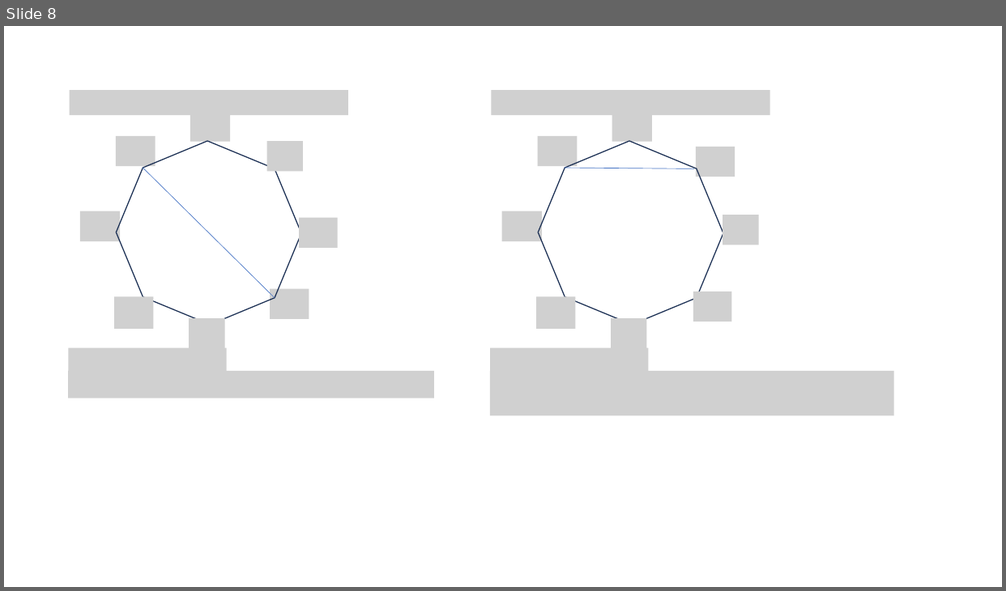
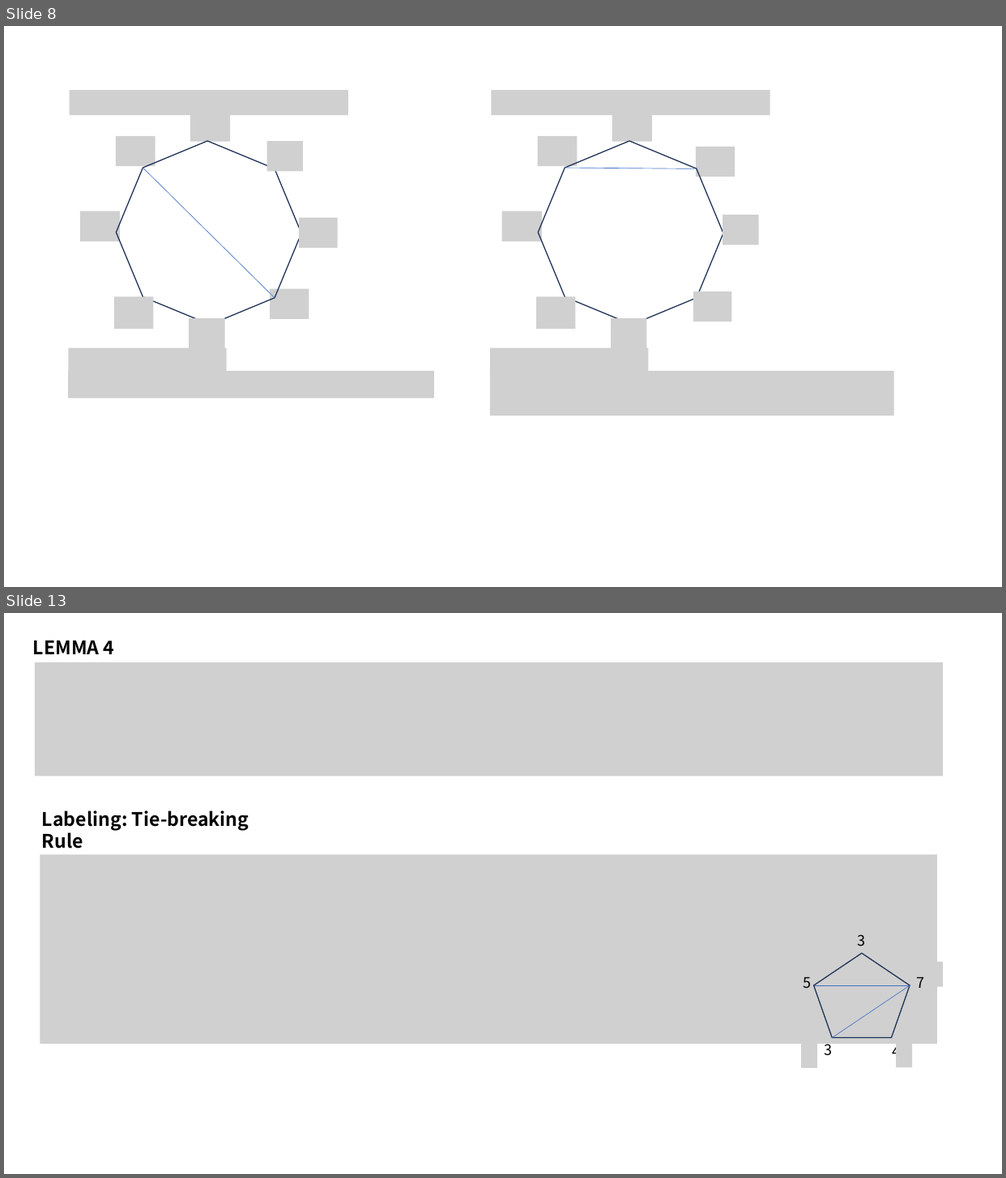
Before and after one commit to kimjiil/kimjiil.github.io, a slide deck: assets/images/2023-08-16-algorithm_study_00/HuShing 그림자료.pptx. Shown one above the other, each under a label of ours: slide 8 before the commit, slides 8 and 13 after it; the slides between them are not shown. The pictures are 1006x591 and 1006x1178 pixels, drawn with LibreOffice and Linux fonts; fonts in the diff are those of the drawing; grey boxes stand for pictures. Boxes give left, top, right and bottom in pixels: in the first picture for what was removed or moved away, otherwise in the second. Text is boxed around its words. In the diff, an @@ line names an element or a change of style, - is before the commit and + after.

```diff
--- a/assets/images/2023-08-16-algorithm_study_00/HuShing 그림자료.pptx
+++ b/assets/images/2023-08-16-algorithm_study_00/HuShing 그림자료.pptx
@@ slide 13 added at box(4, 613, 1002, 1174), background #FFFFFF @@
@@ text added at box(33, 641, 115, 654), 18 pt, text #000000, bold @@
+LEMMA 4
@@ picture added at box(35, 662, 943, 776) @@
@@ text added at box(42, 811, 249, 849), 18 pt, text #000000, bold @@
+Labeling: Tie-breaking Rule
@@ picture added at box(40, 855, 938, 1044) @@
@@ picture added at box(833, 924, 850, 949) @@
@@ text added at box(858, 935, 866, 947), 14 pt, text #000000 @@
+3
@@ picture added at box(780, 962, 797, 987) @@
@@ pentagon added at box(814, 954, 910, 1038), outline #1E3256 1 pt @@
@@ picture added at box(927, 962, 943, 987) @@
@@ text added at box(803, 977, 811, 989), 14 pt, text #000000 @@
+5
@@ line added from (814, 986) to (910, 986), #4472C4 0.5 pt @@
@@ line added from (832, 1038) to (910, 986), #4472C4 0.5 pt @@
@@ text added at box(917, 977, 925, 988), 14 pt, text #000000 @@
+7
@@ picture added at box(801, 1043, 818, 1068) @@
@@ text added at box(824, 1041, 832, 1056), 14 pt, text #000000 @@
+3
@@ text added at box(892, 1044, 900, 1062), 14 pt, text #000000 @@
+4
@@ picture added at box(897, 1043, 913, 1068) @@
```
Also in this commit, not shown: 21 other slides added.
